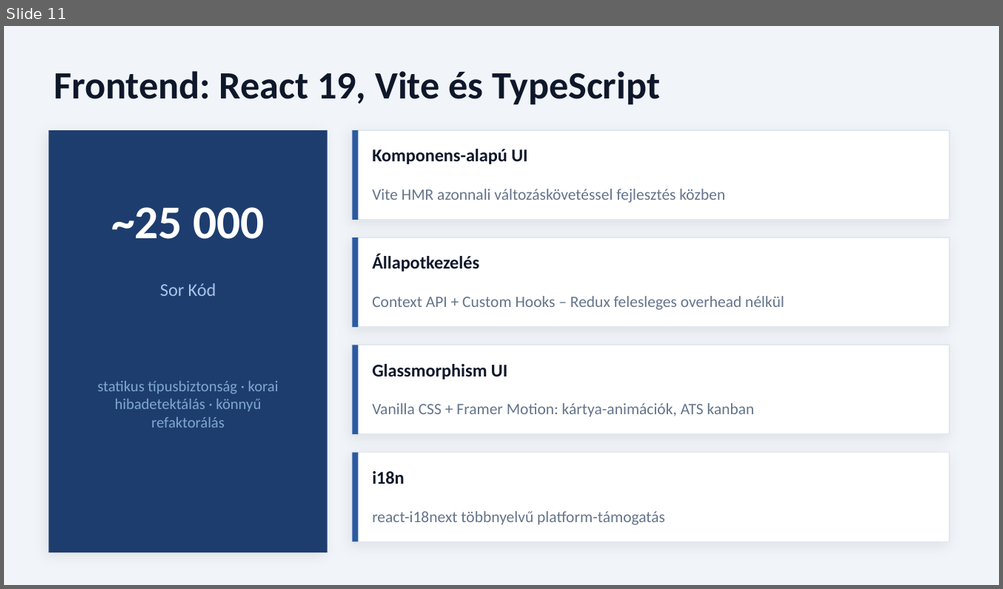
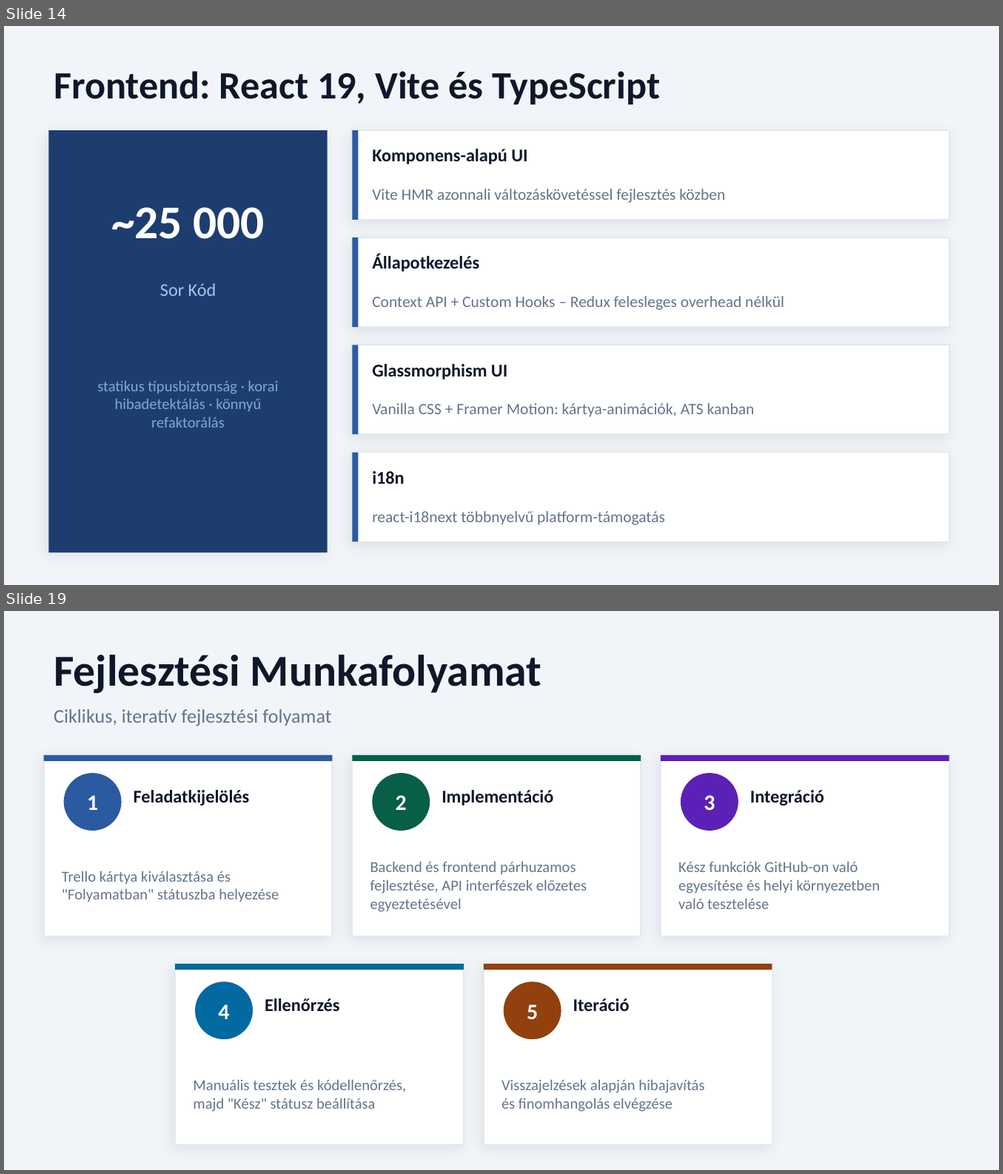
Before and after one commit to DomonkosTech/Orion, a slide deck: docs/Orion_Prezentacio.pptx. Shown one above the other, each under a label of ours: slide 11 before the commit, slides 14 and 19 after it; the slides between them are not shown. The pictures are 1003x589 and 1003x1174 pixels, drawn with LibreOffice and Linux fonts; fonts in the diff are those of the drawing. Boxes give left, top, right and bottom in pixels: in the first picture for what was removed or moved away, otherwise in the second. Text is boxed around its words. In the diff, an @@ line names an element or a change of style, - is before the commit and + after.

```diff
--- a/docs/Orion_Prezentacio.pptx
+++ b/docs/Orion_Prezentacio.pptx
@@ slide 19 added at box(4, 611, 999, 1170), background #F1F5F9 @@
@@ text added at box(54, 655, 541, 693), 32 pt, text #0F172A, bold @@
+Fejlesztési Munkafolyamat
@@ text added at box(54, 709, 331, 726), 14 pt, text #64748B @@
+Ciklikus, iteratív fejlesztési folyamat
@@ rectangle added at box(44, 755, 333, 936), fill #FFFFFF, outline #E2E8F0 1 pt @@
@@ rectangle added at box(44, 755, 333, 761), fill #2C5AA0 @@
@@ rectangle added at box(352, 755, 640, 936), fill #FFFFFF, outline #E2E8F0 1 pt @@
@@ rectangle added at box(352, 755, 640, 761), fill #065F46 @@
@@ rectangle added at box(660, 755, 949, 936), fill #FFFFFF, outline #E2E8F0 1 pt @@
@@ rectangle added at box(660, 755, 949, 761), fill #5B21B6 @@
@@ ellipse added at box(64, 773, 122, 831), fill #2C5AA0 @@
@@ ellipse added at box(372, 773, 430, 831), fill #065F46 @@
@@ ellipse added at box(680, 773, 738, 831), fill #5B21B6 @@
@@ text added at box(87, 795, 98, 810), 16 pt, text #FFFFFF, bold @@
+1
@@ text added at box(134, 790, 250, 806), 13 pt, text #0F172A, bold @@
+Feladatkijelölés
@@ text added at box(395, 795, 407, 810), 16 pt, text #FFFFFF, bold @@
+2
@@ text added at box(441, 790, 553, 806), 13 pt, text #0F172A, bold @@
+Implementáció
@@ text added at box(703, 795, 714, 810), 16 pt, text #FFFFFF, bold @@
+3
@@ text added at box(750, 790, 824, 806), 13 pt, text #0F172A, bold @@
+Integráció
@@ text added at box(62, 871, 279, 903), 11 pt, text #64748B @@
+Trello kártya kiválasztása és
+"Folyamatban" státuszba helyezése
@@ text added at box(370, 862, 586, 912), 11 pt, text #64748B @@
+Backend és frontend párhuzamos
+fejlesztése, API interfészek előzetes
+egyeztetésével
@@ text added at box(678, 862, 879, 909), 11 pt, text #64748B @@
+Kész funkciók GitHub-on való
+egyesítése és helyi környezetben
+való tesztelése
@@ rectangle added at box(175, 964, 464, 1145), fill #FFFFFF, outline #E2E8F0 1 pt @@
@@ rectangle added at box(175, 964, 464, 970), fill #0369A1 @@
@@ rectangle added at box(484, 964, 772, 1145), fill #FFFFFF, outline #E2E8F0 1 pt @@
@@ rectangle added at box(484, 964, 772, 970), fill #92400E @@
@@ ellipse added at box(195, 982, 253, 1039), fill #0369A1 @@
@@ ellipse added at box(504, 982, 561, 1039), fill #92400E @@
@@ text added at box(218, 1005, 229, 1019), 16 pt, text #FFFFFF, bold @@
+4
@@ text added at box(264, 999, 339, 1011), 13 pt, text #0F172A, bold @@
+Ellenőrzés
@@ text added at box(526, 1005, 538, 1020), 16 pt, text #FFFFFF, bold @@
+5
@@ text added at box(573, 999, 629, 1011), 13 pt, text #0F172A, bold @@
+Iteráció
@@ text added at box(193, 1080, 406, 1112), 11 pt, text #64748B @@
+Manuális tesztek és kódellenőrzés,
+majd "Kész" státusz beállítása
@@ text added at box(501, 1080, 704, 1112), 11 pt, text #64748B @@
+Visszajelzések alapján hibajavítás
+és finomhangolás elvégzése
@@ what was slide 11 is now slide 14 @@
```
Also in this commit, not shown: 12 slides changed, 4 other slides added, 1 other file.
